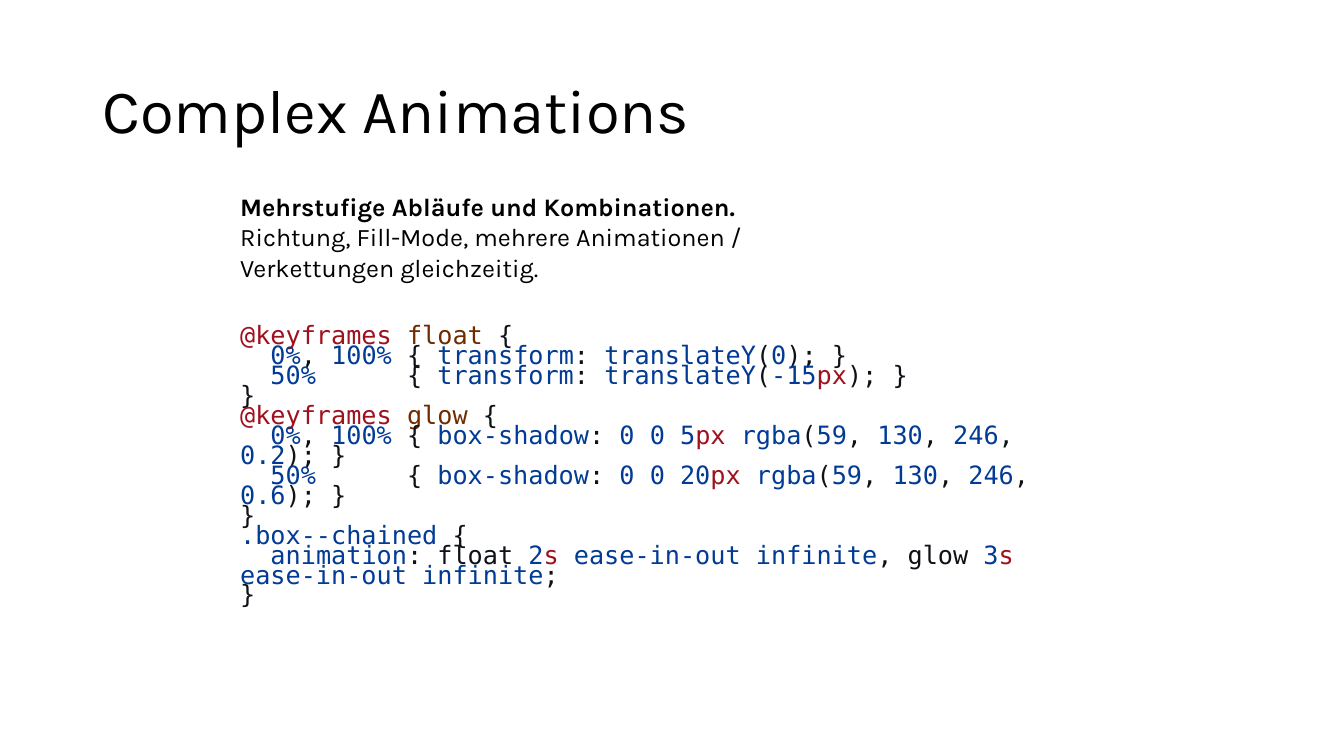
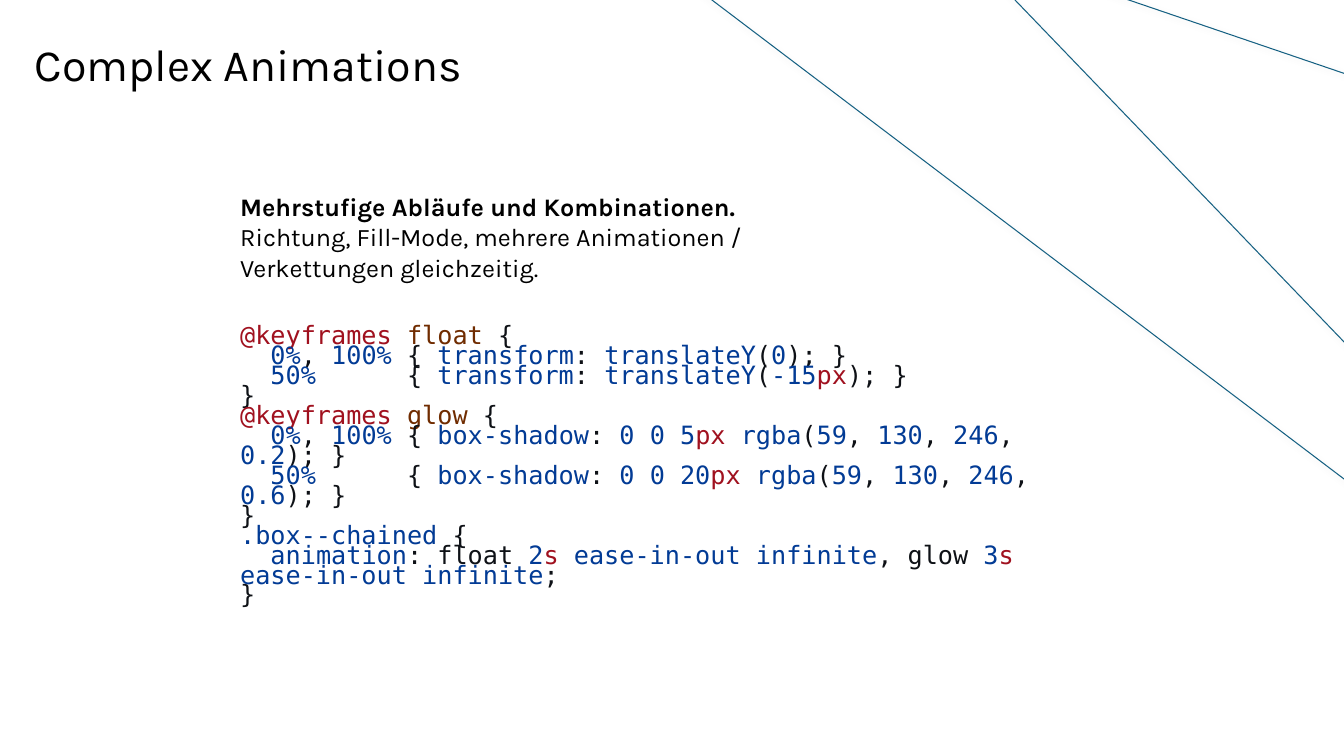
Before and after one commit to wannas234/CSS-Animationen-und-Transitionen, a slide deck: slide 5 of Präsentation-CSS-T&A.pptx. Drawn at 1344x756 pixels with LibreOffice and Linux fonts; fonts in the diff are those of the drawing; background and template pictures are left out. Boxes give left, top, right and bottom in pixels: in the first picture for what was removed or moved away, otherwise in the second. Text is boxed around its words. In the diff, an @@ line names an element or a change of style, - is before the commit and + after.

```diff
--- a/Präsentation-CSS-T&A.pptx
+++ b/Präsentation-CSS-T&A.pptx
@@ freeform shape added at (678, 0, 1344, 523), outline #156082 0.75 pt @@
@@ text "Complex Animations": place and size @@
-text "Complex Animations" at (102, 90, 689, 148)
+text "Complex Animations" at (35, 50, 462, 92)
@@ text "Complex Animations" at (35, 50, 462, 92): size 44 to 32 pt; alignment left to centre; vertical alignment middle to bottom @@
```
Also in this commit, not shown: 4 other slides changed, 6 other files.
